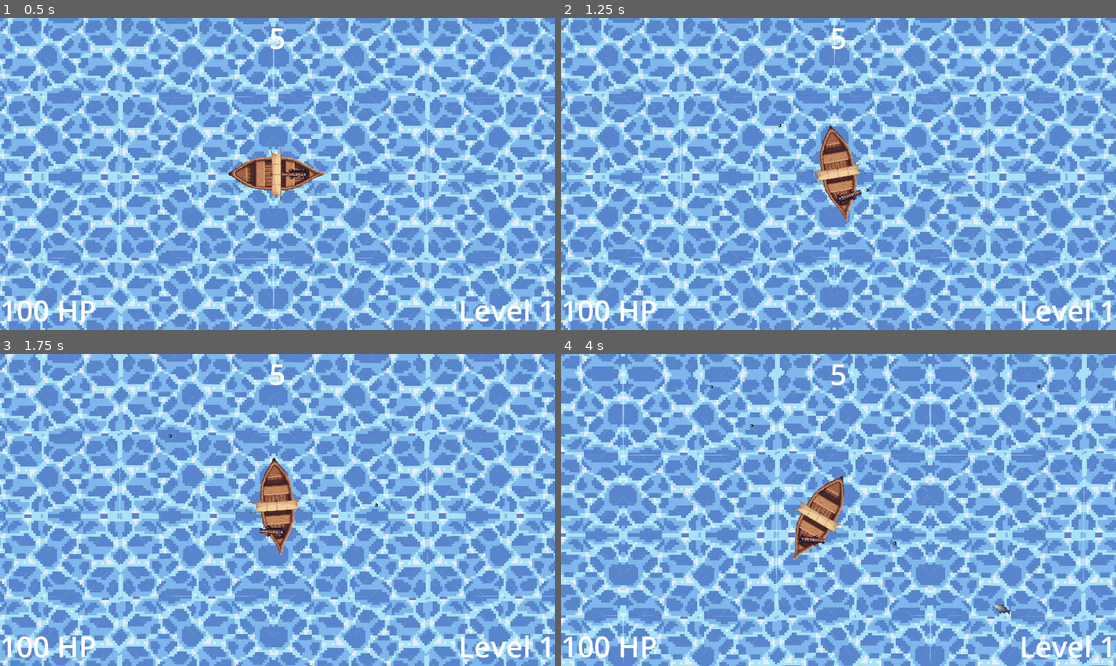
Above: before the commit, frames 1-4 (two rows, left to right).
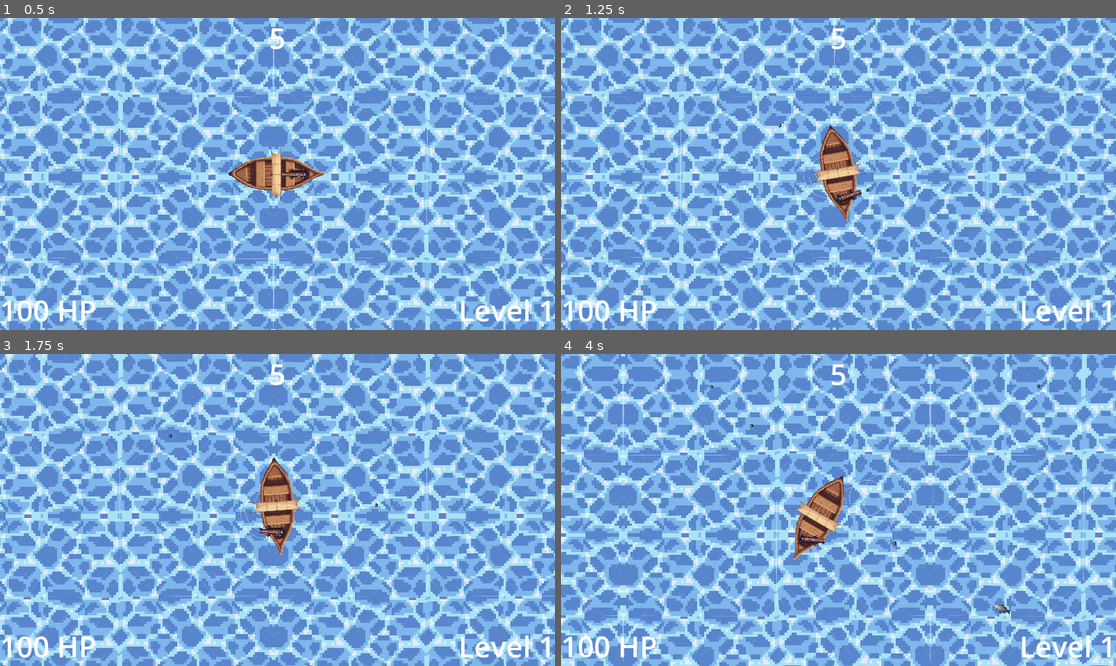
Above: after the commit, the same moments.

Repository: HephaistosForge/OceanDreamer
Game: Godot game, scene res://levels/main.tscn
The game is run twice, just before and just after one commit, with the same random seed, the same clock (stepped at 60 frames per second) and the same inputs. The engine's default icon, where the game draws it, is replaced by a stand-in: a white triangle on a blue panel in a dark square.
Inputs (mouse positions are in pixels of both pictures, inside the frame that each line leads up to):
- Up to frame 1 (0.5 s): no input
- Up to frame 2 (1.25 s): move the mouse to (960, 158) at 0.52 s; hold D (turn_right) from 0.53 s (still down); hold Space (shoot) from 0.53 s (still down)
- Up to frame 3 (1.75 s): move the mouse to (166, 525) at 1.27 s; release D (turn_right) at 1.28 s; release Space (shoot) at 1.28 s; hold S (backward) from 1.28 s (still down); tap Space (shoot) at 1.35 s
- Up to frame 4 (4 s): move the mouse to (894, 441) at 2.02 s; release S (backward) at 2.03 s; hold D (turn_right) 2.03-2.78 s; hold Space (shoot) 2.03-2.78 s; move the mouse to (810, 572) at 2.77 s; hold W (forward) 2.78-3.53 s; tap Space (shoot) at 2.85 s; move the mouse to (1005, 556) at 3.52 s; hold A (turn_left) from 3.53 s (still down); hold Space (shoot) from 3.53 s (still down)

Frame 1 is identical in both runs. In frame 2, less than 0.1% of the frame differs, in the area x 43-49%, y 42-58%; in frame 3, less than 0.1%; in frame 4, 0.2%, in the area x 50-72%, y 35-55%.

Commit message:
Add dynamic water ripple lifetime

Diff:
--- a/effects/RippleEffect.tscn
+++ b/effects/RippleEffect.tscn
@@ -6,15 +6,19 @@
 _data = [Vector2(0, 0), 0.0, 1.4, 0, 0, Vector2(1, 1), 0.0, 0.0, 0, 0]
 point_count = 2
 
+[sub_resource type="Gradient" id="Gradient_w2lsw"]
+offsets = PackedFloat32Array(0, 0.00666667, 1)
+colors = PackedColorArray(0, 0, 0, 1, 1, 1, 1, 1, 1, 1, 1, 0)
+
 [node name="RippleEffect" type="Node2D"]
 
 [node name="CPUParticles2D" type="CPUParticles2D" parent="."]
 z_index = -1
-position = Vector2(-120, 0)
-scale = Vector2(5, 5)
-amount = 3
+position = Vector2(-80, 0)
+amount = 6
 texture = ExtResource("1_rx78g")
 gravity = Vector2(0, 0)
-scale_amount_min = 0.4
-scale_amount_max = 0.4
+scale_amount_min = 0.8
+scale_amount_max = 0.8
 scale_amount_curve = SubResource("Curve_gum6v")
+color_ramp = SubResource("Gradient_w2lsw")
--- a/entities/ship/ship.gd
+++ b/entities/ship/ship.gd
@@ -5,13 +5,19 @@
 @export var max_speed: int = 1000
 @export var ripple: PackedScene = null
 
+var riple_effect: CPUParticles2D = null
+
 
 func _ready():
 	super()
 
 	var ripple = RIPPLE_SCENE.instantiate()
 	self.add_child(ripple)
-	ripple.scale = self.scale
+	riple_effect = ripple.get_child(0)
+
+
+func _process(delta: float) -> void:
+	riple_effect.lifetime = 2 * exp(-velocity.length() / 1000)
 
 
 func _physics_process(delta: float) -> void:
Not shown: 1 places in effects/RippleEffect.tscn that only renumber resources
Binary file changed: effects/ripple.png
